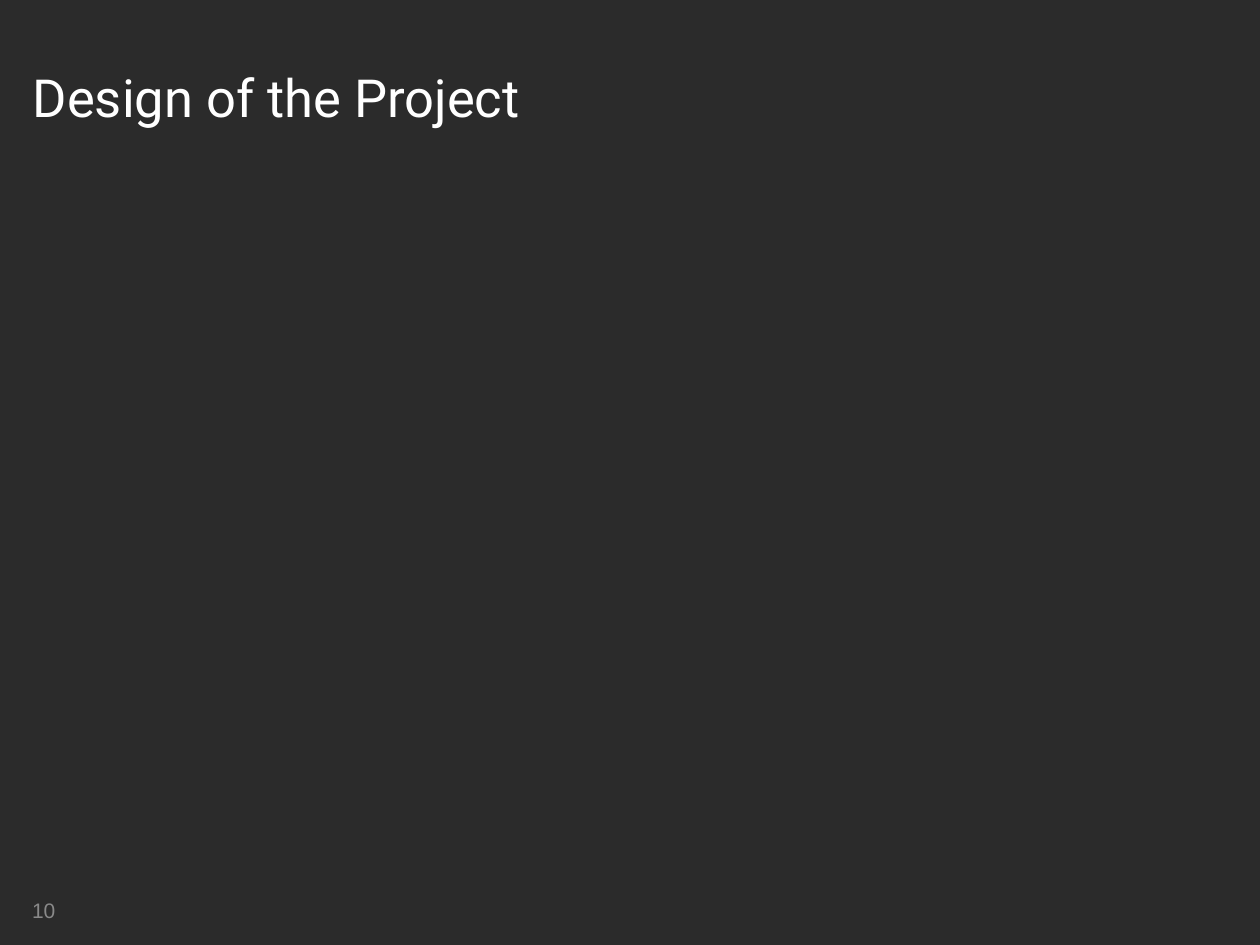
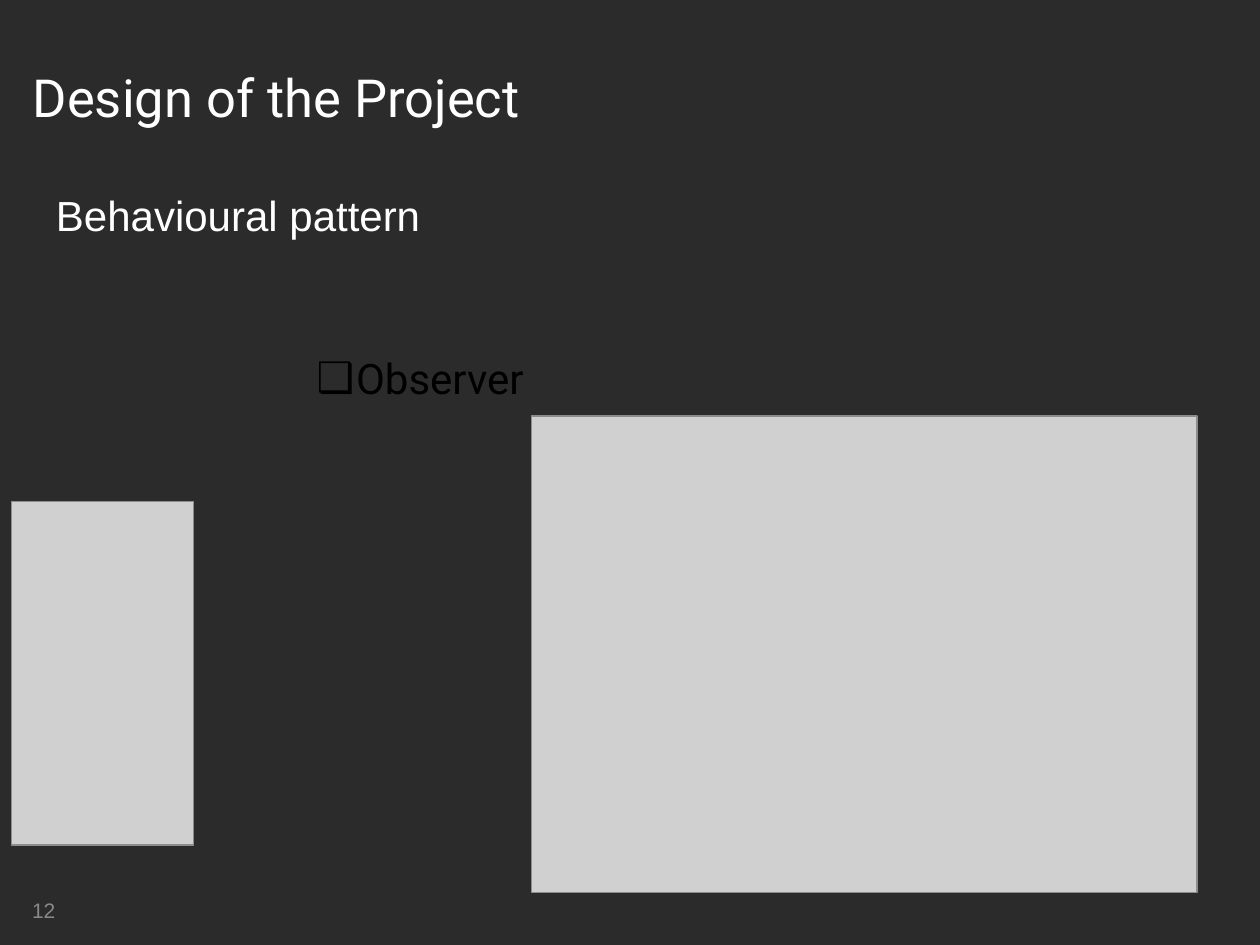
Before and after one commit to mateuszgolab/applications-in-high-end-computing, a slide deck: slide 12 of Presentation/Group Presentation - Kuba.ppt (slide 10 before the commit). Drawn at 1260x945 pixels with LibreOffice and Linux fonts; fonts in the diff are those of the drawing; grey boxes stand for pictures; background and template pictures are left out; a plain dark background stands for a picture behind light text. Boxes give left, top, right and bottom in pixels: in the first picture for what was removed or moved away, otherwise in the second. Text is boxed around its words. In the diff, an @@ line names an element or a change of style, - is before the commit and + after.

```diff
--- a/Presentation/Group Presentation - Kuba.ppt
+++ b/Presentation/Group Presentation - Kuba.ppt
@@ text added at [56, 200, 420, 240], 24 pt, text #FFFFFF @@
+Behavioural pattern
@@ text added at [356, 363, 523, 394], 24 pt, text #000000 @@
+❑ Observer
@@ picture added at [532, 416, 1197, 892] @@
@@ picture added at [11, 501, 194, 845] @@
@@ page number at [32, 903, 55, 918]: text changed @@
-10
+12
```
Also in this commit, not shown: 5 other slides changed, 9 slides added, 8 slides removed, 3 other files.
